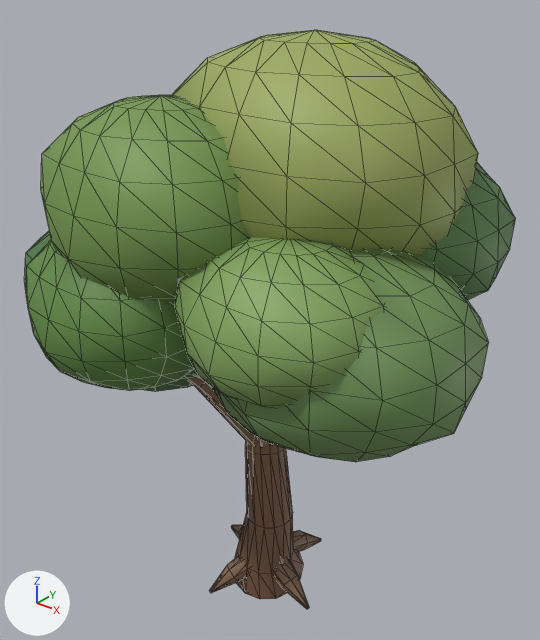
A saved change to the glTF model assets/models/landscape/broadleaf.glb.
Both versions are drawn from a 50 mm lens placed at (3.12, -3.86, 4.76), pointed at (-0.04, 0.08, 2.31). Every picture has the same lights, and +X, +Y and +Z are marked at lower left. The older version comes first. Mesh edges are drawn as thin lines. Vertices at exactly the same position are counted once.

Names of what the first picture shows: 'Broadleaf'.
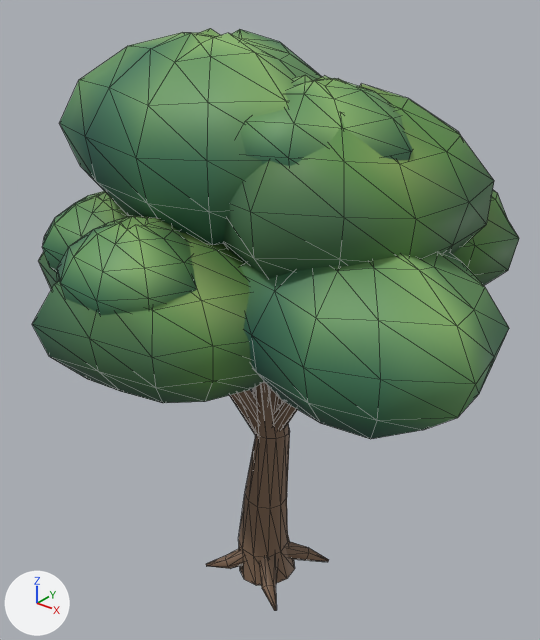
Where the change shows, as pixel boxes (x1, y1, x2, y2) in the pictures (540 x 640 px):
'Broadleaf', reshaped
    before: (24, 30, 515, 609)
    after: (32, 29, 519, 611)
part 1 of me_broadleaf, rebuilt
    before: (24, 231, 199, 392)
    after: (39, 252, 60, 289)
part 2 of me_broadleaf, rebuilt
    before: (420, 162, 515, 300)
    after: (453, 190, 519, 285)
part 3 of me_broadleaf, rebuilt (13% shorter)
    before: (212, 249, 488, 462)
    after: (240, 253, 509, 439)
part 4 of me_broadleaf, rebuilt (37% wider, 13% taller)
    before: (26, 240, 195, 391)
    after: (32, 232, 264, 403)
part 5 of me_broadleaf, rebuilt
    before: (172, 30, 478, 255)
    after: (223, 79, 494, 279)
part 6 of me_broadleaf, rebuilt
    before: (235, 441, 303, 599)
    after: (238, 382, 295, 585)
part 7 of me_broadleaf, rebuilt (not visible before)
    after: (229, 393, 256, 435)
part 8 of me_broadleaf, rebuilt
    before: (188, 376, 256, 444)
    after: (237, 390, 259, 433)
part 9 of me_broadleaf, rebuilt (not visible before)
    after: (269, 387, 283, 411)
part 10 of me_broadleaf, rebuilt
    before: (293, 530, 321, 552)
    after: (286, 541, 329, 562)
part 11 of me_broadleaf, rebuilt (not visible afterwards)
    before: (231, 525, 243, 539)
part 12 of me_broadleaf, added (green)
    after: (60, 29, 322, 245)
part 13 of me_broadleaf, added (green)
    after: (42, 191, 128, 273)
part 14 of me_broadleaf, added (green)
    after: (240, 75, 413, 166)
part 15 of me_broadleaf, added (green)
    after: (57, 215, 197, 316)
part 16 of me_broadleaf, added (mostly hidden)
    after: (253, 382, 264, 399)
part 17 of me_broadleaf, added (brown)
    after: (259, 554, 278, 611)
part 18 of me_broadleaf, added (brown)
    after: (206, 548, 245, 569)
part 19 of me_broadleaf, cut back
    before: (41, 95, 385, 446)
    after: (273, 402, 298, 431)
part 20 of me_broadleaf, deleted (brown)
    before: (209, 556, 309, 609)

The edits, one by one:
me_broadleaf is used by ob_broadleaf; location (0.0, 0.0, 0.0).
me_broadleaf had 1418 vertices, 2752 faces and spanned x -2.08..1.7, y -1.53..1.43, z -0.12..4.36.
me_broadleaf now has 1212 vertices, 2332 faces and spans x -2.03..1.9, y -1.59..1.44, z -0.07..4.35.
me_broadleaf part 1: the loose piece of 130 vertices spanning x -2.08..0.0, y -1.22..0.65, z 1.71..3.09 is rebuilt with 91 vertices and now spans x -2.03..-0.2, y -1.09..0.54, z 1.97..3.14.
me_broadleaf part 2: the loose piece of 130 vertices spanning x -0.23..1.45, y -0.22..1.32, z 2.48..3.72 is rebuilt with 91 vertices and now spans x -0.22..1.52, y -0.04..1.44, z 2.54..3.6.
me_broadleaf part 3: the loose piece of 130 vertices spanning x -0.24..1.7, y -1.17..0.58, z 1.86..3.28 is rebuilt with 91 vertices and now spans x -0.01..1.9, y -1.02..0.63, z 2.16..3.34.
me_broadleaf part 4: the loose piece of 130 vertices spanning x -1.29..0.13, y -1.53..-0.23, z 2.08..3.22 is rebuilt with 91 vertices and now spans x -1.02..0.8, y -1.59..-0.05, z 2.14..3.26.
me_broadleaf part 5: the loose piece of 130 vertices spanning x -0.88..1.32, y -0.8..1.01, z 2.74..4.36 is rebuilt with 91 vertices and now spans x -0.57..1.46, y -0.96..0.76, z 2.84..4.09.
me_broadleaf part 6: the loose piece of 70 vertices spanning x -0.3..0.3, y -0.31..0.3, z -0.12..2.45 is rebuilt with 55 vertices and now spans x -0.26..0.26, y -0.28..0.25, z -0.07..2.48.
me_broadleaf part 7: the loose piece of 28 vertices spanning x -1.0..0.13, y -0.3..-0.03, z 1.29..2.42 is rebuilt with 24 vertices and now spans x -1.03..0.12, y -0.24..-0.01, z 1.36..2.53.
me_broadleaf part 8: the loose piece of 28 vertices spanning x -0.57..0.15, y -0.9..-0.04, z 1.3..2.66 is rebuilt with 24 vertices and now spans x -0.21..0.14, y -0.81..-0.03, z 1.38..2.68.
me_broadleaf part 9: the loose piece of 28 vertices spanning x -0.02..0.31, y -0.2..0.16, z 1.35..3.55 is rebuilt with 24 vertices and now spans x 0.02..0.55, y -0.17..0.05, z 1.4..3.43.
me_broadleaf part 10: the loose piece of 21 vertices spanning x -0.02..0.2, y -0.14..0.55, z -0.03..0.38 is rebuilt with 18 vertices and now spans x -0.04..0.4, y -0.1..0.36, z -0.01..0.32.
me_broadleaf part 11: the loose piece of 21 vertices spanning x -0.57..0.15, y -0.19..0.19, z -0.03..0.39 is rebuilt with 18 vertices and now spans x -0.39..0.1, y -0.1..0.38, z -0.01..0.32.
me_broadleaf part 12: a new loose piece of 91 vertices spanning x -1.36..0.79, y -1.01..0.83, z 3.02..4.35, in mat_ceramic.
me_broadleaf part 13: a new loose piece of 70 vertices spanning x -1.61..-0.57, y -0.95..0.07, z 2.47..3.21, in mat_ceramic.
me_broadleaf part 14: a new loose piece of 70 vertices spanning x 0.08..1.19, y -0.82..0.3, z 3.35..4.15, in mat_ceramic.
me_broadleaf part 15: a new loose piece of 70 vertices spanning x -0.69..0.3, y -1.47..-0.53, z 2.63..3.34, in mat_ceramic.
me_broadleaf part 16: a new loose piece of 24 vertices spanning x -0.28..0.14, y -0.21..0.0, z 1.4..3.65, in mat_ceramic.
me_broadleaf part 17: a new loose piece of 18 vertices spanning x -0.03..0.39, y -0.38..0.03, z -0.01..0.32, in mat_ceramic.
me_broadleaf part 18: a new loose piece of 18 vertices spanning x -0.4..0.09, y -0.36..0.04, z -0.01..0.31, in mat_ceramic.
me_broadleaf part 19: 1 vertex moved within x 0.14, y -0.06, z 1.38; 343 vertices removed from x -1.35..1.36, y -1.38..0.23, z 1.32..3.99; 23 vertices added at x 0.02..0.98, y -0.3..-0.03, z 1.38..2.73.
me_broadleaf part 20: 42 vertices removed from x -0.19..0.57, y -0.55..0.01, z -0.03..0.37.
Other edits to the shape of me_broadleaf do not show in these pictures.
